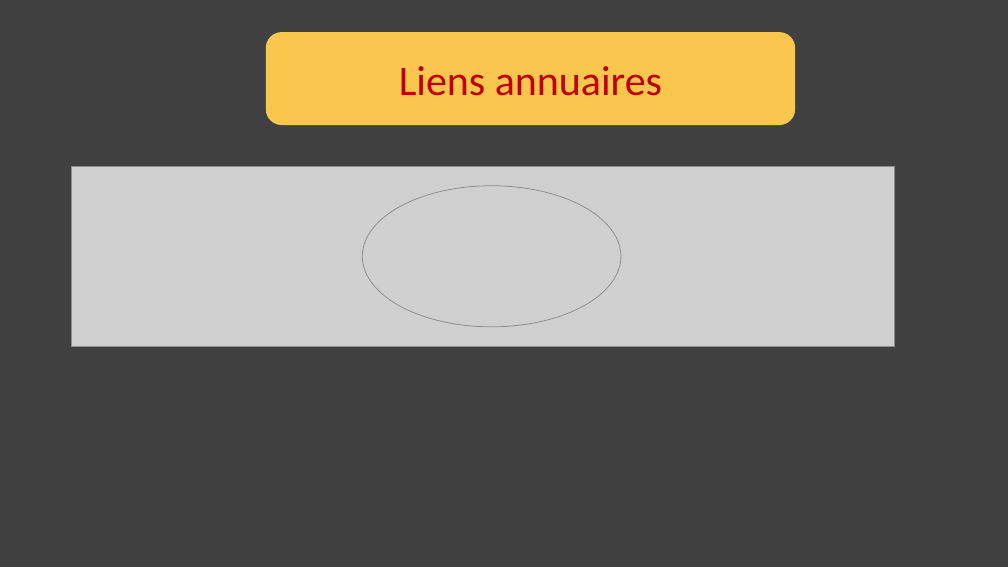
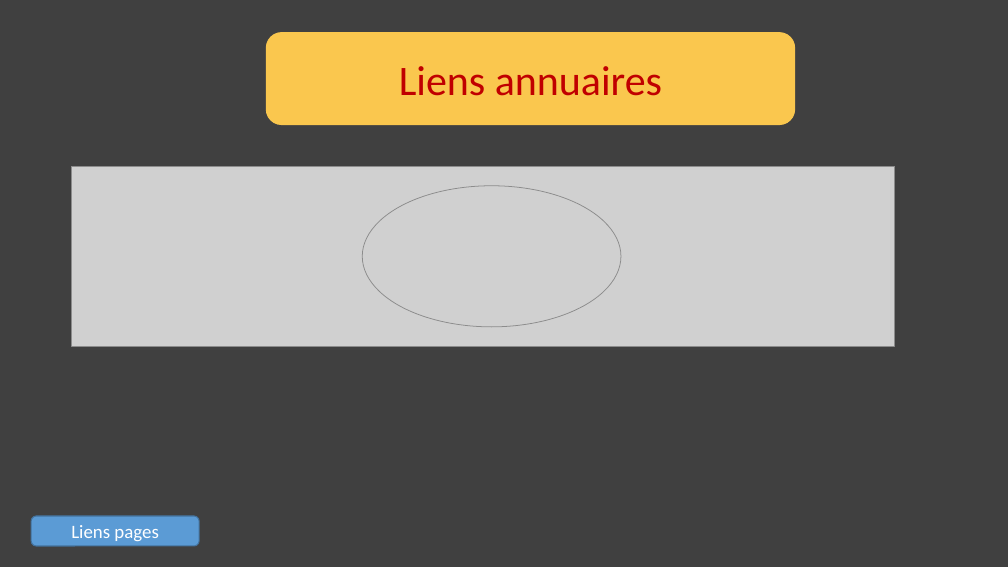
Before and after one commit to devfredgithub/CHOUETTEAGENCE, a slide deck: slide 13 of chouette agence [Enregistrement automatique].pptx (slide 17 before the commit). Drawn at 1008x567 pixels with LibreOffice and Linux fonts; fonts in the diff are those of the drawing; grey boxes stand for pictures. Boxes give left, top, right and bottom in pixels: in the first picture for what was removed or moved away, otherwise in the second. Text is boxed around its words. In the diff, an @@ line names an element or a change of style, - is before the commit and + after.

```diff
--- a/chouette agence [Enregistrement automatique].pptx
+++ b/chouette agence [Enregistrement automatique].pptx
@@ rounded rectangle added at (31,516,199,547), fill #5B9BD5, outline #43739E 1 pt, 18 pt, text #FFFFFF @@
+Liens pages
```
Also in this commit, not shown: 10 other slides changed, 1 slide removed.
